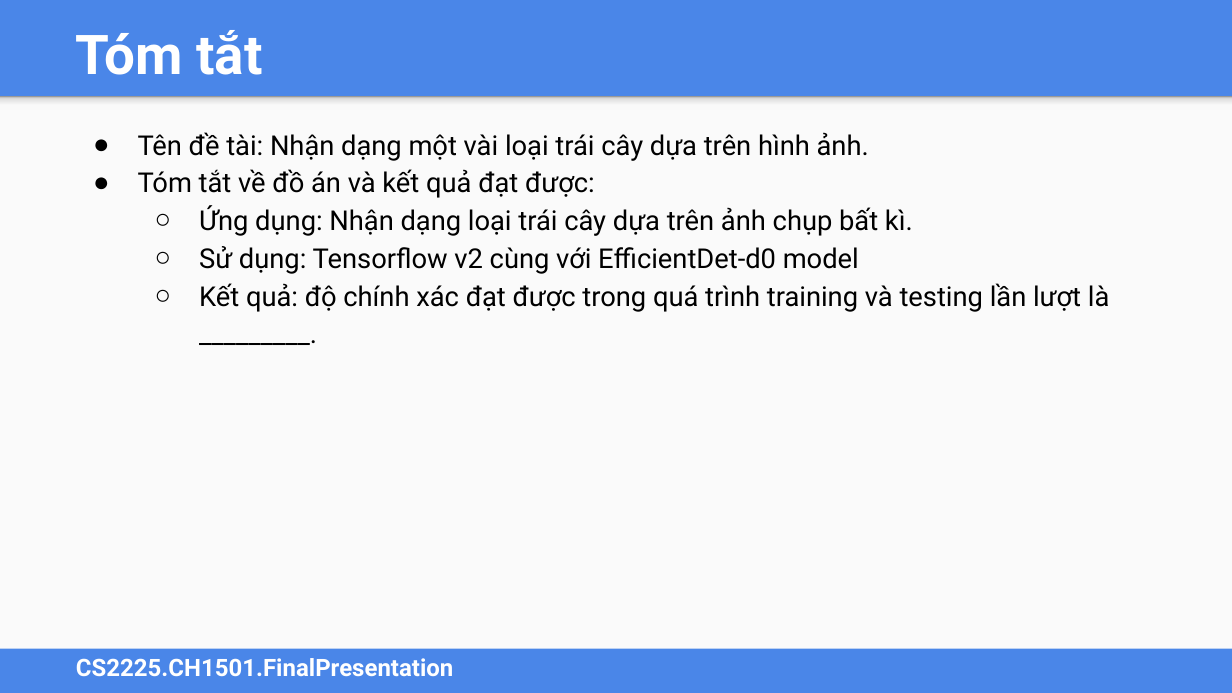
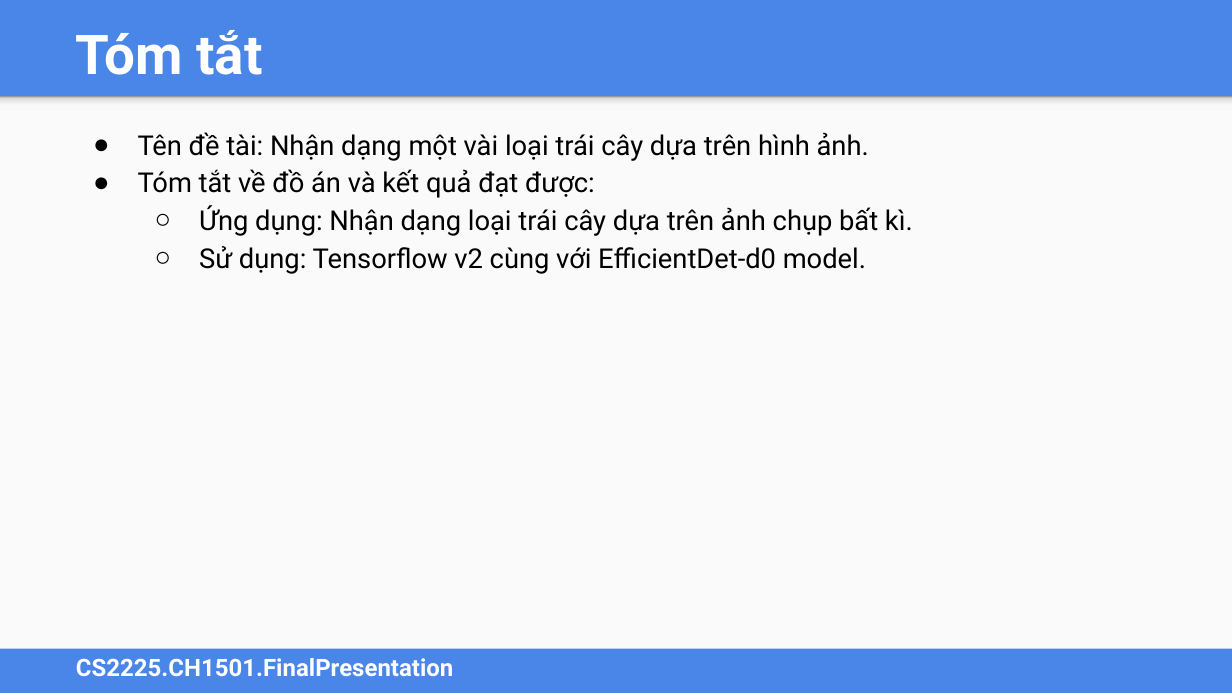
Before and after one commit to MaiNga-uit/CS2225.CH1507, a slide deck: slide 3 of CS2225.BaoCaoCuoiKy.pptx. Drawn at 1232x693 pixels with LibreOffice and Linux fonts; fonts in the diff are those of the drawing. Boxes give left, top, right and bottom in pixels: in the first picture for what was removed or moved away, otherwise in the second. Text is boxed around its words. In the diff, an @@ line names an element or a change of style, - is before the commit and + after.

Commit message:
update dataset distribution for training and testing update model judgement

```diff
--- a/CS2225.BaoCaoCuoiKy.pptx
+++ b/CS2225.BaoCaoCuoiKy.pptx
@@ text at bbox=[199, 246, 866, 274]: text changed @@
-  ○ Sử dụng: Tensorflow v2 cùng với EfficientDet-d0 model
-  ○ Kết quả: độ chính xác đạt được trong quá trình training và testing lần lượt là _________.
+  ○ Sử dụng: Tensorflow v2 cùng với EfficientDet-d0 model.
```
Also in this commit, not shown: 5 other slides changed, 3 slides added.
